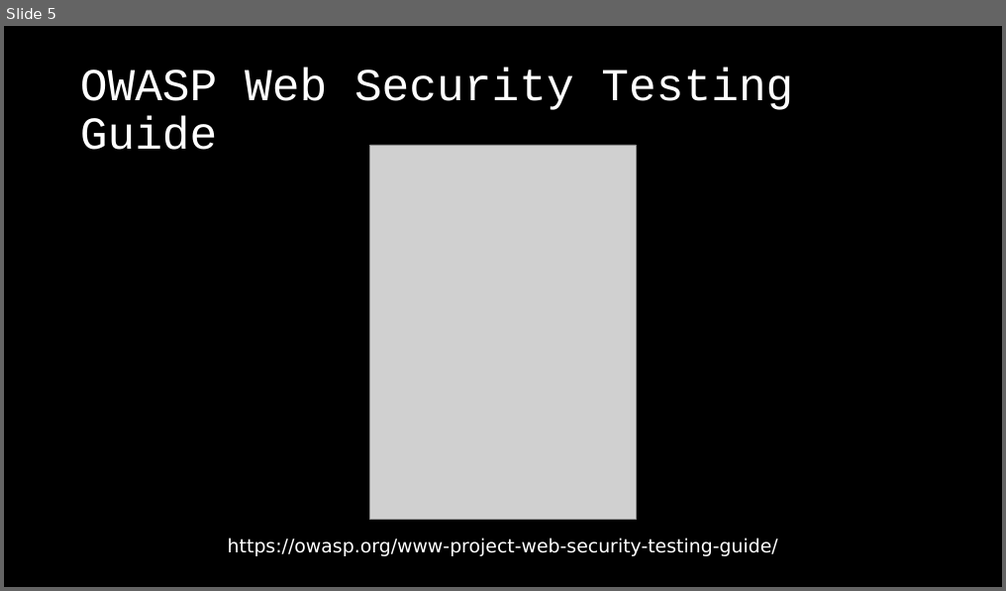
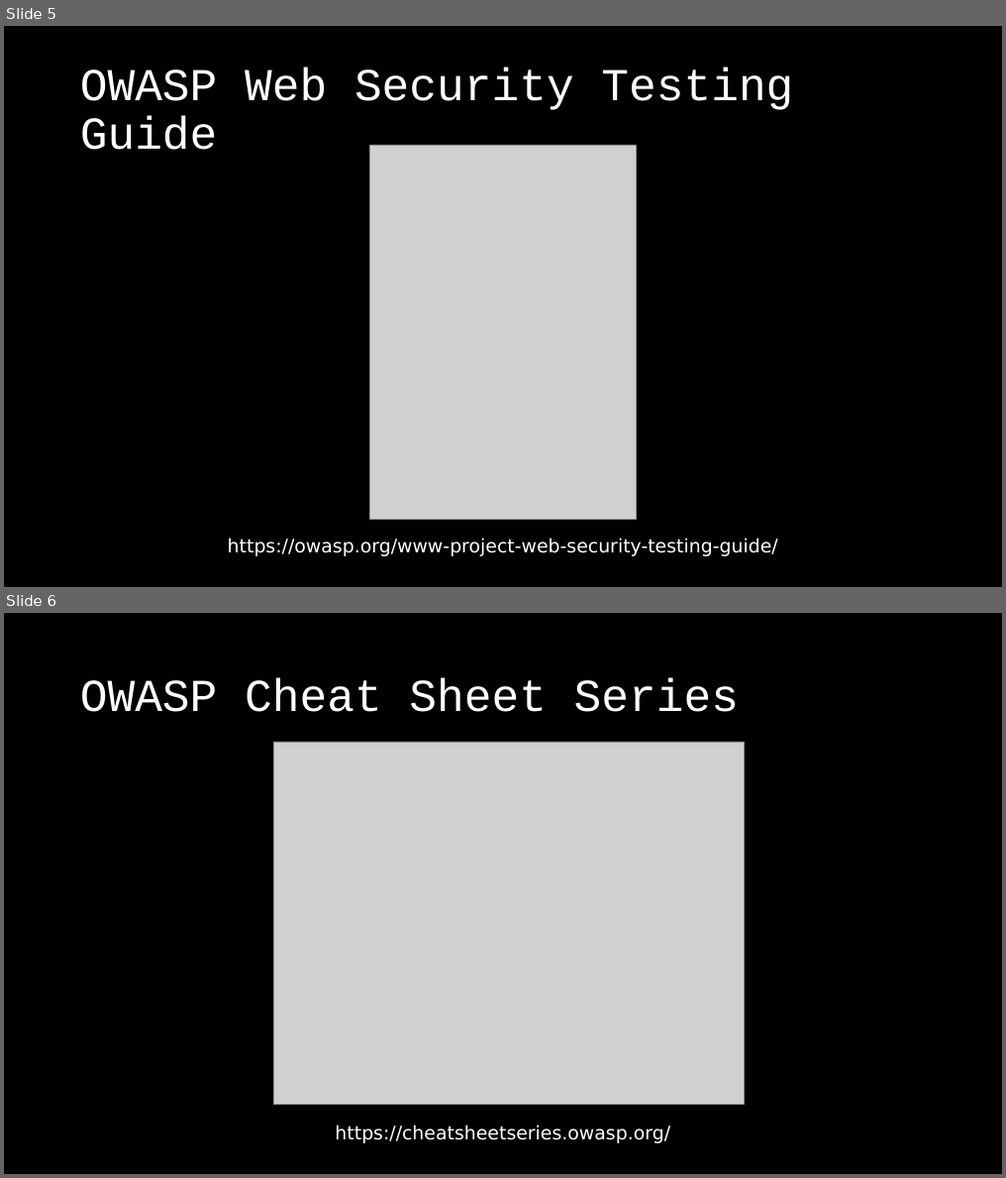
Before and after one commit to dschwarz91/websec-lecture, a slide deck: slides/X_Revision_Day_1.pptx. Shown one above the other, each under a label of ours: slide 5 before the commit, slides 5 and 6 after it. The pictures are 1006x591 and 1006x1178 pixels, drawn with LibreOffice and Linux fonts; fonts in the diff are those of the drawing; grey boxes stand for pictures. Boxes give left, top, right and bottom in pixels: in the first picture for what was removed or moved away, otherwise in the second. Text is boxed around its words. In the diff, an @@ line names an element or a change of style, - is before the commit and + after.

Commit message:
added additional slide to revision day 1

```diff
--- a/slides/X_Revision_Day_1.pptx
+++ b/slides/X_Revision_Day_1.pptx
@@ slide 6 added at [4, 613, 1002, 1174], background #000000 @@
@@ title added at [80, 679, 739, 712], 44 pt, text #FFFFFF @@
+OWASP Cheat Sheet Series
@@ picture added at [273, 742, 745, 1105] @@
@@ text added at [335, 1125, 670, 1144], 18 pt, text #FFFFFF @@
+https://cheatsheetseries.owasp.org/
```
